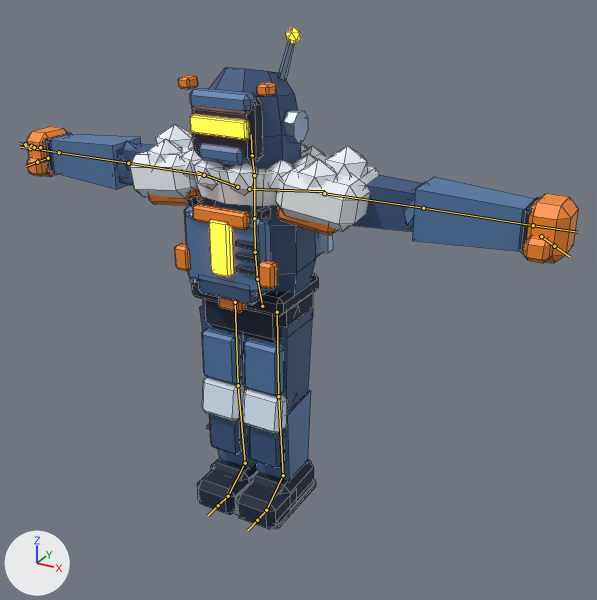
Two versions of the FBX model Assets/_Project/Content/Models/Robots/R1_PolarMechanic.fbx, one commit apart.
Both versions are drawn from a 50 mm lens placed at (1.66, -2.66, 2.34), pointed at (0.17, 0.05, 0.98). Arrows for +X, +Y and +Z are at lower left; the lights stay in place. The older version comes first. The bones that change, and the others that lie on the model, are drawn over the model as lines. Mesh edges are drawn as thin lines.

Objects in the first picture: 'R1_PolarMechanic'.
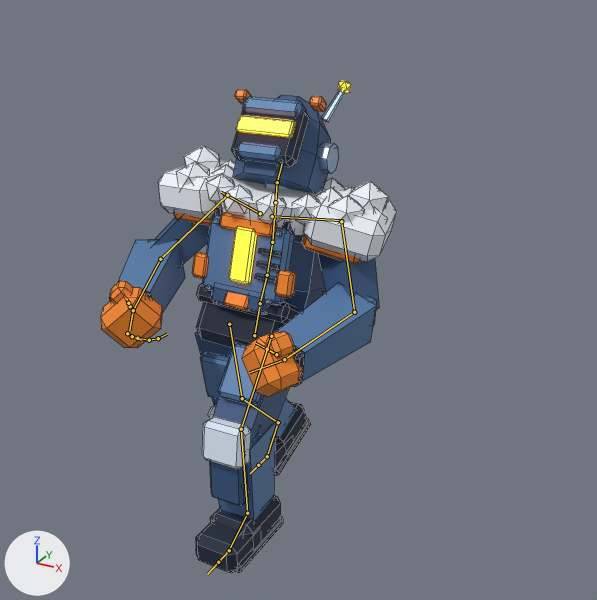
The newer file adds an action. The first version stands in its rest pose; the second is drawn at frame 10 of the action 'carry_idle'.

The edits, one by one:
Bone 'pelvis' (bone_pelvis) moves from (0.0, 0.0, 0.0) to (-0.017, -0.111, 0.069).
Bone 'pelvis' (bone_pelvis) turns from (0, 0, 0) to (-33, 0, -2) degrees about its own x, y and z.
Bone 'spine_02' (bone_spine_02) turns from (0, 0, 0) to (17, 1, 1) degrees about its own x, y and z.
Bone 'spine_03' (bone_spine_03) turns from (0, 0, 0) to (17, 3, -3) degrees about its own x, y and z.
Bone 'clavicle_l' (bone_clavicle_l) turns from (0, 0, 0) to (0, 0, 5) degrees about its own x, y and z.
Bone 'upperarm_l' (bone_upperarm_l) turns from (0, 0, 0) to (43, 18, -43) degrees about its own x, y and z.
Bone 'lowerarm_l' (bone_lowerarm_l) turns from (0, 0, 0) to (64, -23, -49) degrees about its own x, y and z.
Bone 'hand_l' (bone_hand_l) turns from (0, 0, 0) to (4, -36, -15) degrees about its own x, y and z.
Bone 'clavicle_r' (bone_clavicle_r) turns from (0, 0, 0) to (0, 0, -5) degrees about its own x, y and z.
Bone 'upperarm_r' (bone_upperarm_r) turns from (0, 0, 0) to (43, -18, 43) degrees about its own x, y and z.
Bone 'lowerarm_r' (bone_lowerarm_r) turns from (0, 0, 0) to (66, 23, 49) degrees about its own x, y and z.
Bone 'hand_r' (bone_hand_r) turns from (0, 0, 0) to (4, 36, 15) degrees about its own x, y and z.
Bone 'neck_01' (bone_neck_01) turns from (0, 0, 0) to (-17, -1, 3) degrees about its own x, y and z.
Bone 'Head' (bone_head) turns from (0, 0, 0) to (-18, -1, 2) degrees about its own x, y and z.
Bone 'thigh_l' (bone_thigh_l) turns from (0, 0, 0) to (-10, 0, -3) degrees about its own x, y and z.
Bone 'calf_l' (bone_calf_l) turns from (0, 0, 0) to (41, 1, 0) degrees about its own x, y and z.
Bone 'foot_l' (bone_foot_l) turns from (0, 0, 0) to (1, 0, 2) degrees about its own x, y and z.
Bone 'thigh_r' (bone_thigh_r) turns from (0, 0, 0) to (42, 1, -3) degrees about its own x, y and z.
Bone 'calf_r' (bone_calf_r) turns from (0, 0, 0) to (32, 1, 0) degrees about its own x, y and z.
Bone 'foot_r' (bone_foot_r) turns from (0, 0, 0) to (-25, 2, -2) degrees about its own x, y and z.
Bone 'ball_r' (bone_ball_r) turns from (0, 0, 0) to (17, 0, 0) degrees about its own x, y and z.

Where the change shows, as pixel boxes (x1, y1, x2, y2) in the pictures (597 x 600 px):
'R1_PolarMechanic', posed (46% narrower)
    before: (27, 27, 579, 529)
    after: (101, 80, 397, 573)
bone 'pelvis', root to tip
    before: (262, 306) to (258, 282)
    after: (254, 335) to (259, 307)
bone 'spine_02', root to tip
    before: (255, 252) to (254, 218)
    after: (267, 275) to (272, 242)
bone 'spine_03', root to tip
    before: (254, 218) to (254, 177)
    after: (272, 242) to (275, 203)
bone 'clavicle_l', root to tip
    before: (249, 189) to (324, 191)
    after: (272, 216) to (343, 220)
bone 'upperarm_l', root to tip
    before: (324, 193) to (423, 208)
    after: (341, 221) to (354, 312)
bone 'lowerarm_l', root to tip
    before: (423, 208) to (533, 225)
    after: (354, 312) to (284, 359)
bone 'hand_l', root to tip
    before: (533, 225) to (578, 232)
    after: (284, 359) to (249, 372)
bone 'clavicle_r', root to tip
    before: (237, 187) to (197, 172)
    after: (260, 213) to (221, 192)
bone 'upperarm_r', root to tip
    before: (204, 175) to (128, 163)
    after: (227, 195) to (160, 259)
bone 'lowerarm_r', root to tip
    before: (128, 163) to (59, 152)
    after: (160, 259) to (133, 310)
bone 'hand_r', root to tip
    before: (59, 152) to (35, 149)
    after: (133, 310) to (129, 330)
bone 'neck_01', root to tip
    before: (254, 175) to (252, 155)
    after: (275, 202) to (277, 182)
bone 'Head', root to tip
    before: (252, 155) to (251, 134)
    after: (277, 182) to (282, 163)
bone 'thigh_l', root to tip
    before: (277, 312) to (278, 396)
    after: (271, 336) to (241, 429)
bone 'calf_l', root to tip
    before: (278, 396) to (283, 475)
    after: (241, 429) to (247, 513)
bone 'foot_l', root to tip
    before: (283, 475) to (266, 510)
    after: (247, 513) to (229, 550)
bone 'thigh_r', root to tip
    before: (235, 302) to (238, 385)
    after: (229, 324) to (242, 398)
bone 'calf_r', root to tip
    before: (238, 385) to (245, 463)
    after: (242, 398) to (278, 422)
bone 'foot_r', root to tip
    before: (245, 463) to (228, 496)
    after: (278, 422) to (267, 456)
bone 'ball_r', root to tip
    before: (228, 496) to (218, 505)
    after: (267, 456) to (258, 465)
